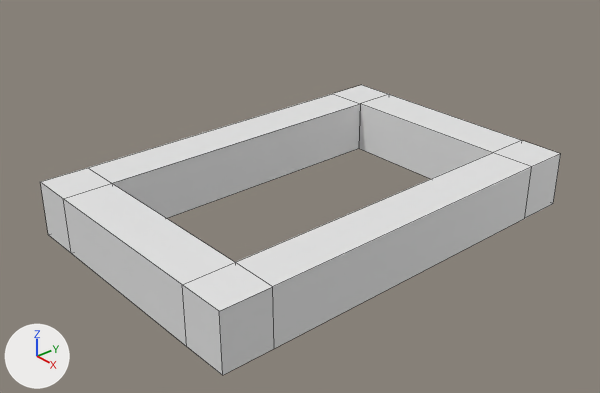
A saved change to the Blender file project/ResourcesData/Model/Rail/Rail.blend.
One viewpoint serves both versions: a 50 mm lens placed at (1.295, -1.659, 0.857), pointed at (0.017, -0.543, 0.013). The axes (+X, +Y, +Z) are drawn at lower left. The lights are the same throughout. Mesh edges are drawn as thin lines.

Before the edit, the objects in view are built like this:
```python
me_立方体 = bpy.data.meshes.new('立方体')
me_立方体.from_pydata(...)  # 32 vertices, 32 faces; spans x -0.334..0.334, y -0.998..0.003, z -0.067..0.067
ob_rail = bpy.data.objects.new('Rail', me_立方体)
ob_rail.location = (0.0, 0.0, 0.0)
```
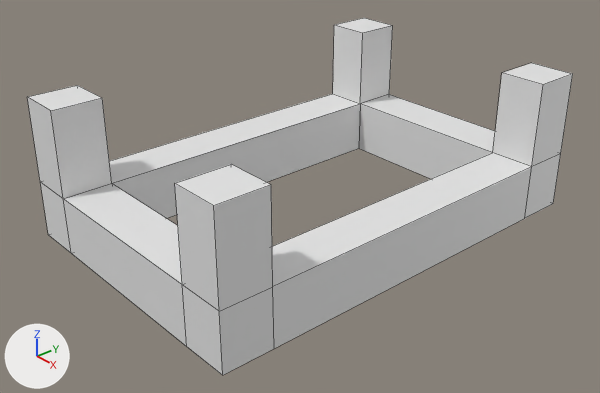
Changed parts and their boxes (x1, y1, x2, y2) in the pictures (600 x 393 px):
'Rail', reshaped (23% taller)
    before: (40, 85, 561, 375)
    after: (27, 18, 573, 375)
part 1 of me_立方体, built on
    before: (41, 85, 560, 311)
    after: (27, 18, 573, 311)

What changed in the scene script:
```text
Change me_立方体:
    used by ob_rail; location = (0.0, 0.0, 0.0)
    remove me_立方体.from_pydata(...)  # 32 vertices, 32 faces; spans x -0.334..0.334, y -0.998..0.003, z -0.067..0.067
    add me_立方体.from_pydata(...)  # 48 vertices, 48 faces; spans x -0.334..0.334, y -0.998..0.003, z -0.067..0.264
    me_立方体 part 1
    4 faces are deleted
    16 new vertices lie (0.0, 0.0, 0.197) away from vertices in x -0.334..0.334, y -0.998..0.003, z 0.067
    20 new faces join them
```
